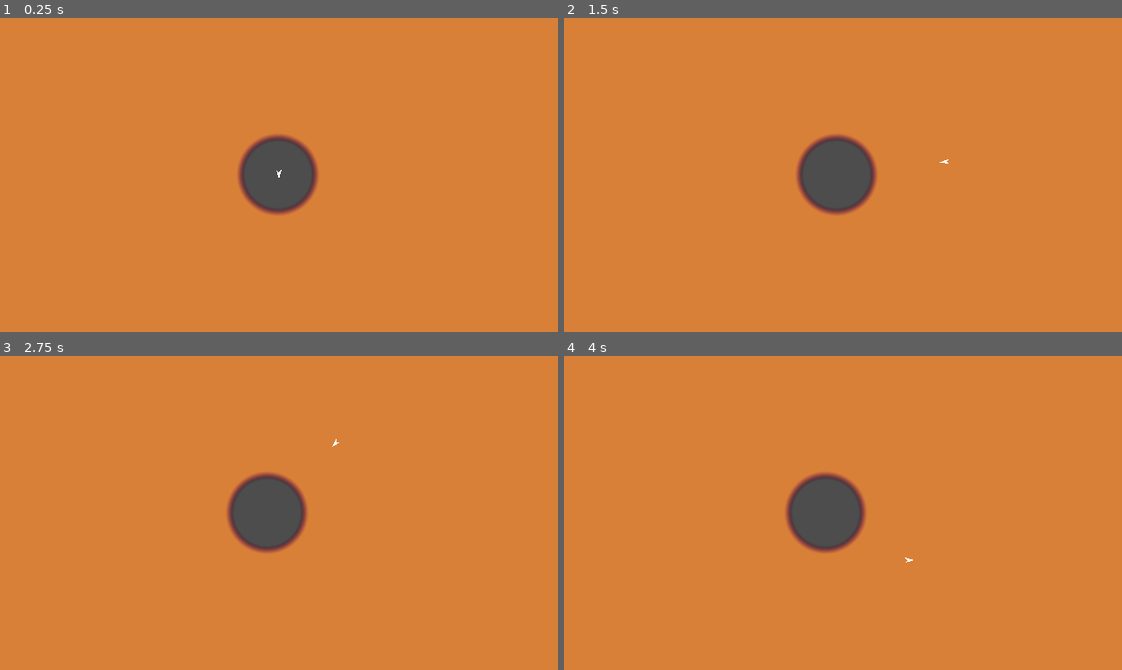
Above: before the commit, frames 1-4 (two rows, left to right).
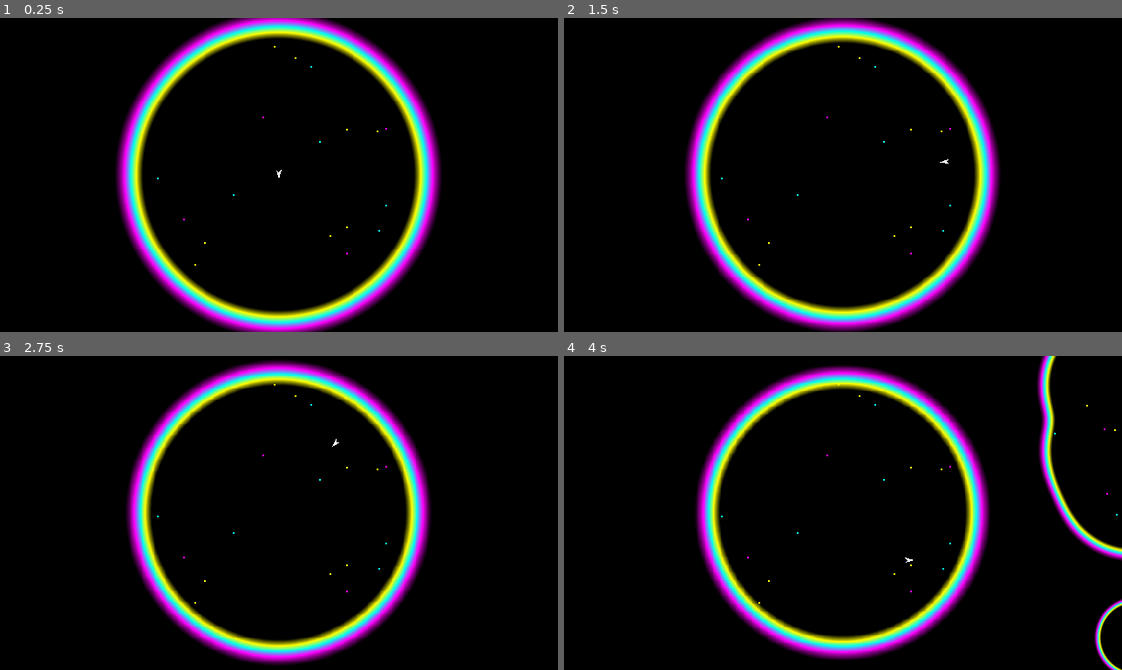
Above: after the commit, the same moments.

Repository: liaaliz/nebulosa
Game: Godot game, scene res://Scenes/WorldTexture.tscn
Two runs of this game, one before a commit and one after it. Both use one fixed random seed, a clock stepped at 60 frames per second and the inputs below. The project has no main scene, so this scene is started directly.
Inputs (mouse positions are in pixels of both pictures, inside the frame that each line leads up to):
- Up to frame 1 (0.25 s): no input
- Up to frame 2 (1.5 s): tap Enter at 0.5 s; move the mouse to (965, 159) at 0.52 s; hold Space (boost) 0.53-1.28 s; move the mouse to (731, 190) at 1.27 s; tap Space (boost) at 1.35 s
- Up to frame 3 (2.75 s): move the mouse to (334, 443) at 2.02 s; hold Space (boost) from 2.03 s (still down)
- Up to frame 4 (4 s): move the mouse to (815, 575) at 2.77 s; release Space (boost) at 2.78 s; tap Space (boost) at 2.85 s; move the mouse to (1010, 560) at 3.52 s; hold Space (boost) from 3.53 s (still down)

The runs differ from the first frame. In frame 1, 100% of the frame differs, in the area x 0-100%, y 0-100%; in frame 2, 100%; in frame 3, 100%; in frame 4, 100%.

Commit message:
feat add stars and cmyk texture
Now it's time for juice (not sleeping until 16PM, i guess)

Diff:
--- a/nebula/nebula/Code/metaball.gd
+++ /dev/null
@@ -1,22 +0,0 @@
-class_name Metaball
-extends Sprite2D
-
-var type : MetaballPool.MetaballType
-
-func _init():
-	randomize()
-
-func _ready() -> void:
-	call_deferred("reset_metaball", self)
-
-func _physics_process(delta: float) -> void:
-	position.x -= type.move_speed * delta
-
-func reset_metaball(metaball: Metaball):
-	var pool = get_parent()
-	if pool.types.is_empty():
-		return
-
-	var which_type = randi() % pool.types.size()
-	type = pool.types[which_type]
-	position = metaball.type.handle_init_position()
--- a/nebula/nebula/Scenes/Metaball.gd
+++ b/nebula/nebula/Scenes/Metaball.gd
@@ -1,18 +1,21 @@
 class_name Metaball
 extends Sprite2D
-var size : Texture = preload("res://Art/BallGradient.png") as CompressedTexture2D
+var size : Texture2D = preload("res://Art/ZerothMetaball.png") as CompressedTexture2D
 var move_speed : int = 5
+var movement_strategy : Callable
+var default_movement := func(delta := get_process_delta_time()): position.x -= move_speed * delta
 
-func _init(_move_speed := move_speed, _size := size) -> void:
+func _init(_move_speed := move_speed, _size := size, _movement_strategy := initial_movement_strategy) -> void:
 	move_speed = _move_speed
 	size = _size
+	movement_strategy = _movement_strategy
 	self.texture = size
 
 func _physics_process(delta: float) -> void:
-	movement_strategy()
+	movement_strategy.call()
+	if position.x < 0 - size.get_width():
+		position.x = 640 + 100
 
-func movement_strategy(movement := default_movement):
-	movement.call()
-
-func default_movement(delta := get_process_delta_time()):
-	position.x -= move_speed * delta
+func initial_movement_strategy(delta := get_process_delta_time()):
+	scale.x -= (move_speed * delta)/200
+	scale.y -= (move_speed * delta)/200
--- /dev/null
+++ b/nebula/nebula/Scenes/StarsParallax.gd
@@ -0,0 +1,15 @@
+extends Node2D
+var stars_array : Array = [
+	preload("res://Art/CyanStar.png") as CompressedTexture2D,
+	preload("res://Art/MagentaStar.png") as CompressedTexture2D,
+	preload("res://Art/YellowStar.png") as CompressedTexture2D
+	]
+
+func _ready() -> void:
+	var children = get_children()
+	for i in range(0, 60):
+		var new_star = Sprite2D.new()
+		randomize()
+		new_star.position = Vector2(randi() % 640, randi() % 360)
+		children[randi()% get_child_count()].add_child(new_star)
+		new_star.texture = stars_array[randi() % stars_array.size()]
--- a/nebula/nebula/Scenes/WorldTexture.tscn
+++ b/nebula/nebula/Scenes/WorldTexture.tscn
@@ -1,15 +1,16 @@
-[gd_scene load_steps=17 format=3 uid="uid://bk6pdycmwoo8u"]
+[gd_scene load_steps=18 format=3 uid="uid://bk6pdycmwoo8u"]
 
 [ext_resource type="Script" path="res://Code/MouseTracker.gd" id="1_k3svd"]
 [ext_resource type="Script" path="res://Scenes/TimeLeft.gd" id="3_1nrce"]
-[ext_resource type="Texture2D" uid="uid://bmq4wte5fa51c" path="res://Art/BallGradient.png" id="3_5p0ak"]
 [ext_resource type="Resource" uid="uid://c6r1amopvec22" path="res://Data/MouseData.tres" id="3_fuhvx"]
 [ext_resource type="Script" path="res://Scenes/MetaballCollision.gd" id="3_khq3o"]
 [ext_resource type="PackedScene" uid="uid://my4ajtw36ws4" path="res://Scenes/Player.tscn" id="4_q2wrm"]
 [ext_resource type="Script" path="res://Scenes/RestartPrompt.gd" id="4_qoq2r"]
 [ext_resource type="Texture2D" uid="uid://ce6k3q3lwet5d" path="res://Art/ColloredNebula.png" id="5_873x2"]
 [ext_resource type="Resource" uid="uid://b7mla3dmv6f48" path="res://Data/TimeLeftData.tres" id="5_yfdgb"]
+[ext_resource type="Script" path="res://Scenes/StarsParallax.gd" id="7_j1m37"]
 [ext_resource type="Script" path="res://Scenes/metaball_pool.gd" id="9_2tkb7"]
+[ext_resource type="Texture2D" uid="uid://cq8oap80uknfo" path="res://Art/ZerothMetaball.png" id="10_7csrm"]
 [ext_resource type="Script" path="res://Scenes/Metaball.gd" id="10_vspq1"]
 
 [sub_resource type="Shader" id="Shader_qvqqo"]
@@ -55,6 +56,24 @@
 
 [node name="RestartPrompt" type="Node" parent="==MAIN_LOOP==/MetaballCollision"]
 script = ExtResource("4_qoq2r")
+
+[node name="ColorRect" type="ColorRect" parent="."]
+offset_left = -21.0
+offset_top = -21.0
+offset_right = 662.0
+offset_bottom = 381.0
+color = Color(0, 0, 0, 1)
+
+[node name="==BACKGROUND==" type="Node2D" parent="."]
+
+[node name="Stars" type="Node2D" parent="==BACKGROUND=="]
+script = ExtResource("7_j1m37")
+
+[node name="FirstLayer" type="Node2D" parent="==BACKGROUND==/Stars"]
+
+[node name="SecondLayer" type="Node2D" parent="==BACKGROUND==/Stars"]
+
+[node name="ThirdLayer" type="Node2D" parent="==BACKGROUND==/Stars"]
 
 [node name="MetaballsRendering" type="Sprite2D" parent="."]
 texture_filter = 1
@@ -119,8 +138,9 @@
 script = ExtResource("9_2tkb7")
 
 [node name="Metaball" type="Sprite2D" parent="SubViewport/MetaballPool"]
+texture_filter = 1
 position = Vector2(320, 180)
-texture = ExtResource("3_5p0ak")
+texture = ExtResource("10_7csrm")
 script = ExtResource("10_vspq1")
 
 [editable path="PlayerViewport/Player"]
--- a/nebula/nebula/Scenes/metaball_pool.gd
+++ b/nebula/nebula/Scenes/metaball_pool.gd
@@ -1,17 +1,30 @@
 extends Node2D
+var texture_array : Array = [
+	preload("res://Art/SmallestMetaball.png") as CompressedTexture2D,
+	preload("res://Art/MediumMetaball.png") as CompressedTexture2D,
+	preload("res://Art/GreatestMetaball.png") as CompressedTexture2D
+	]
 
 func _ready() -> void:
 	add_metaball(get_child(0))
 
 func add_metaball(last_metaball : Metaball):
-	if get_child_count() >= 50:
+	if get_child_count() >= 500:
 		return
 
 	print("adding metaball")
-	await get_tree().create_timer(5).timeout
+	randomize()
+	await get_tree().create_timer(2 + randi() % 2 + 1).timeout
 
-	var new_metaball = Metaball.new()
-	new_metaball.position = Vector2(640 + 20, 180)
-	last_metaball.add_sibling(new_metaball)
+	var cur_child_position := get_child_count() -1
+	for i in range(0, 4):
+		var new_metaball = Metaball.new(40 + randi() % 60, texture_array[randi() % texture_array.size()])
+		new_metaball.movement_strategy = new_metaball.default_movement
 
-	add_metaball(new_metaball)
+		new_metaball.position = Vector2(640 + (100 - randi() % 20), randi() % 360)
+		last_metaball.add_sibling(new_metaball)
+		last_metaball = new_metaball
+		cur_child_position += 1
+
+
+	add_metaball(get_child(cur_child_position))
--- a/nebula/nebula/project.godot
+++ b/nebula/nebula/project.godot
@@ -38,3 +38,8 @@
 "events": [Object(InputEventKey,"resource_local_to_scene":false,"resource_name":"","device":-1,"window_id":0,"alt_press …(192 unchanged characters)…
 ]
 }
+
+[rendering]
+
+textures/canvas_textures/default_texture_filter=0
+viewport/canvas_textures/default_texture_filter=1
Binary file changed: nebula/nebula/Art/ColloredNebula.png
Binary file added: nebula/nebula/Art/CyanStar.png
Not shown, added: nebula/nebula/Art/CyanStar.png.import
Binary file added: nebula/nebula/Art/GreatestMetaball.png
Not shown, added: nebula/nebula/Art/GreatestMetaball.png.import
Binary file added: nebula/nebula/Art/MagentaStar.png
Not shown, added: nebula/nebula/Art/MagentaStar.png.import
Binary file added: nebula/nebula/Art/MediumMetaball.png
Not shown, added: nebula/nebula/Art/MediumMetaball.png.import
Binary file added: nebula/nebula/Art/SmallestMetaball.png
Not shown, added: nebula/nebula/Art/SmallestMetaball.png.import
Binary file added: nebula/nebula/Art/YellowStar.aseprite
(and 4 more such lines)
